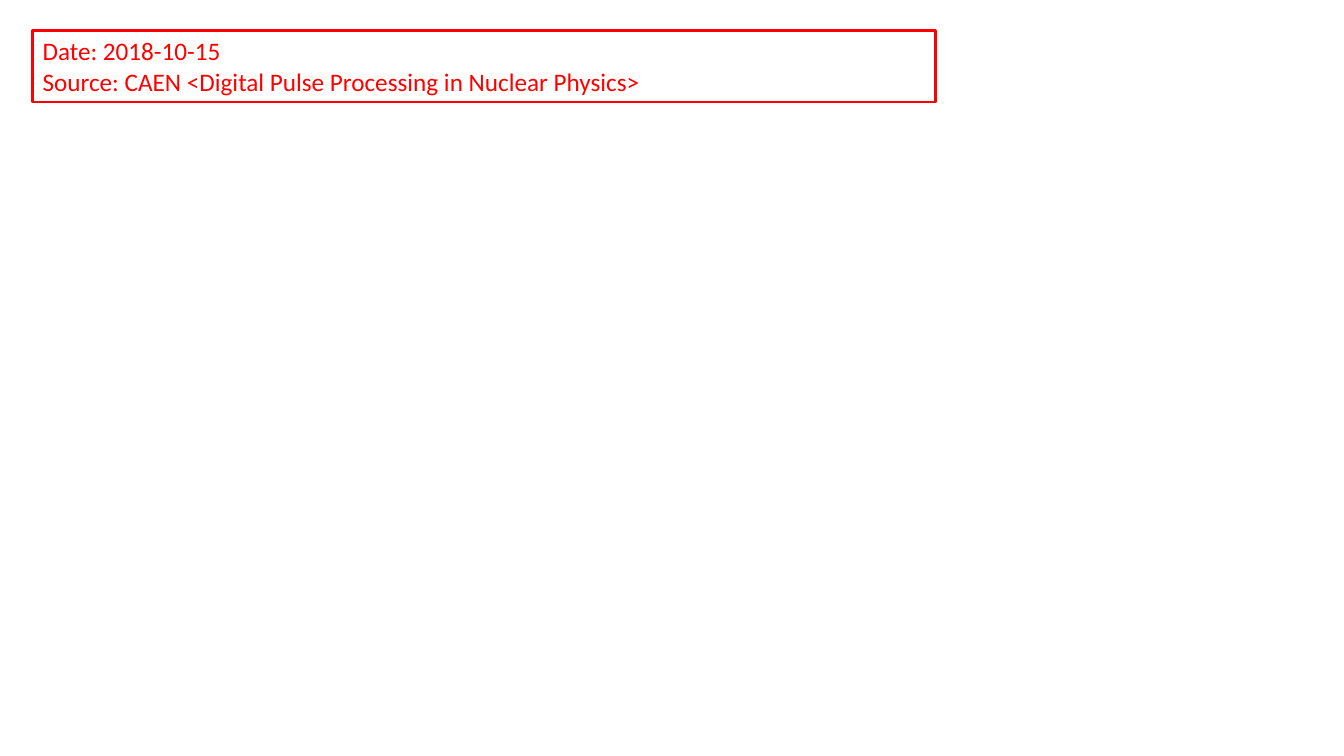
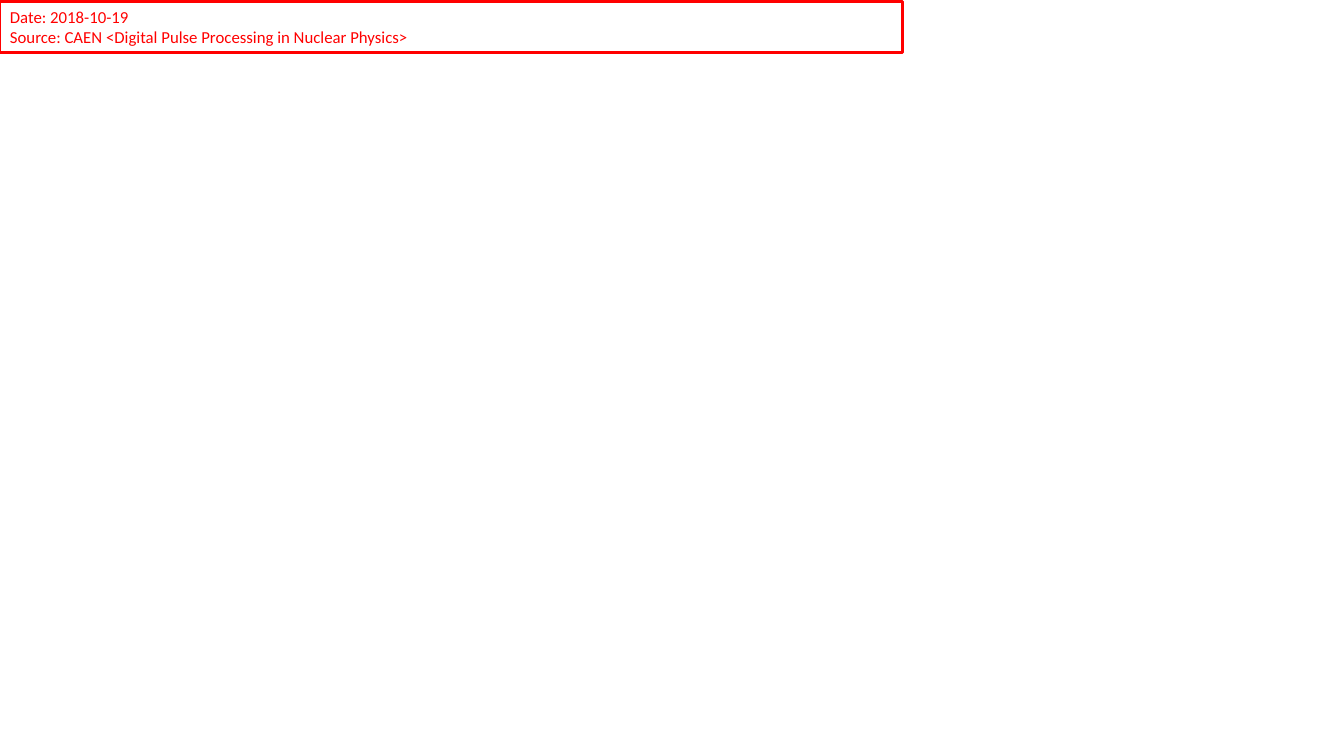
Before and after one commit to gfh16/StudyNotes, a slide deck: slide 9 of 02TriggerAndDAQ.pptx (slide 6 before the commit). Drawn at 1344x756 pixels with LibreOffice and Linux fonts; fonts in the diff are those of the drawing. Boxes give left, top, right and bottom in pixels: in the first picture for what was removed or moved away, otherwise in the second. Text is boxed around its words. In the diff, an @@ line names an element or a change of style, - is before the commit and + after.

```diff
--- a/02TriggerAndDAQ.pptx
+++ b/02TriggerAndDAQ.pptx
@@ rectangle "Date: 2018-10-19": place and size @@
-rectangle "Date: 2018-10-19" at [32, 30, 936, 102]
+rectangle "Date: 2018-10-19" at [0, 2, 903, 52]
@@ text in rectangle at [10, 11, 128, 23]: text changed; size 18 to 12 pt @@
-Date: 2018-10-15
+Date: 2018-10-19
@@ text in rectangle at [10, 31, 407, 46]: size 18 to 12 pt in "Source: CAEN <Digital Pulse Processing in Nuclear ..." @@
```
Also in this commit, not shown: 6 other slides changed, 21 slides added.
